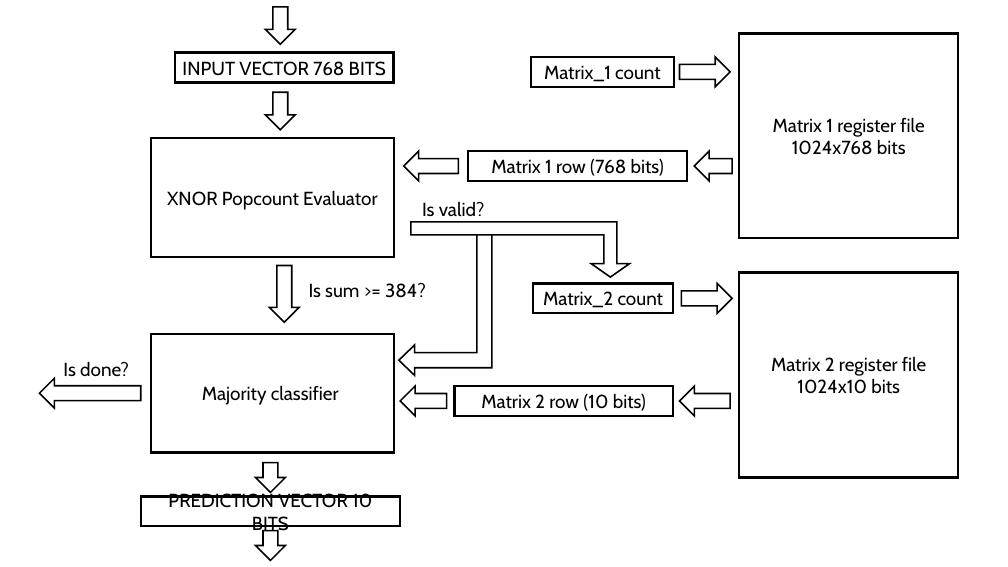
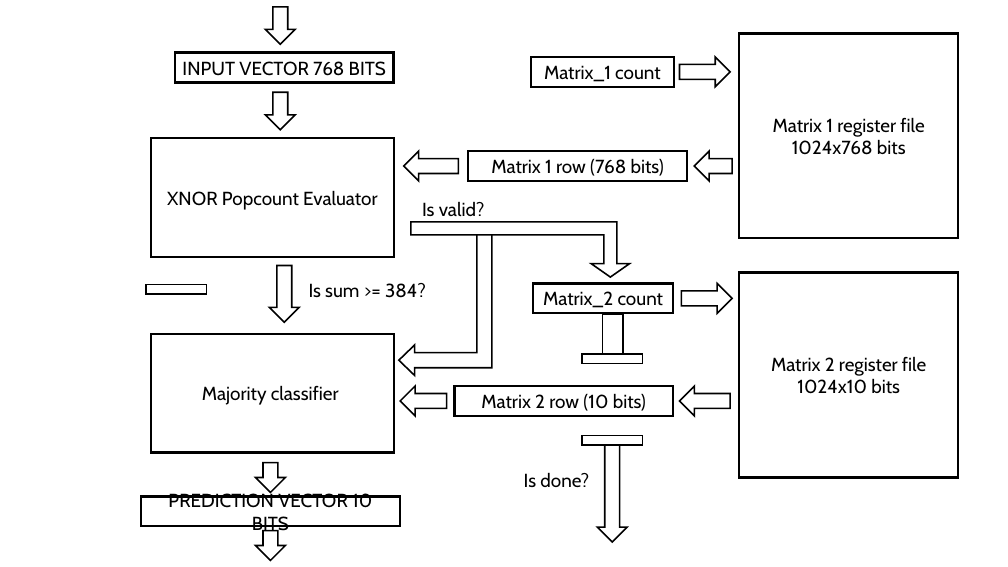
Before and after one commit to djosh34/ee4690_lab_2, a slide deck: slide 1 of Report/overview.pptx. Drawn at 1008x567 pixels with LibreOffice and Linux fonts; fonts in the diff are those of the drawing. Boxes give left, top, right and bottom in pixels: in the first picture for what was removed or moved away, otherwise in the second. Text is boxed around its words. In the diff, an @@ line names an element or a change of style, - is before the commit and + after.

```diff
--- a/Report/overview.pptx
+++ b/Report/overview.pptx
@@ rectangle added at box(146, 284, 207, 294), fill #FFFFFF, outline #000000 1.5 pt @@
@@ rectangle added at box(603, 315, 623, 359), fill #FFFFFF, outline #000000 1.5 pt @@
@@ rectangle added at box(582, 354, 644, 364), fill #FFFFFF, outline #000000 1.5 pt @@
@@ rectangle added at box(582, 436, 644, 445), fill #FFFFFF, outline #000000 1.5 pt @@
@@ right arrow at box(598, 440, 627, 542): rotation 180 to 90 degrees @@
@@ text "Is done?": place and size @@
-text "Is done?" at box(63, 361, 129, 376)
+text "Is done?" at box(524, 472, 589, 487)
```
Also in this commit, not shown: 8 other files.
